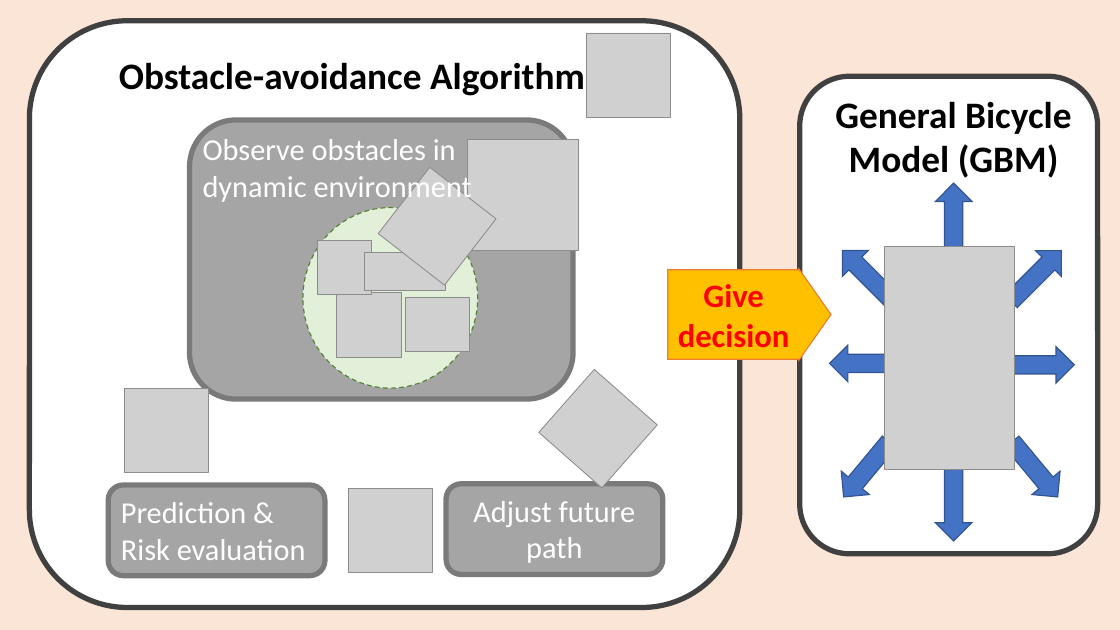
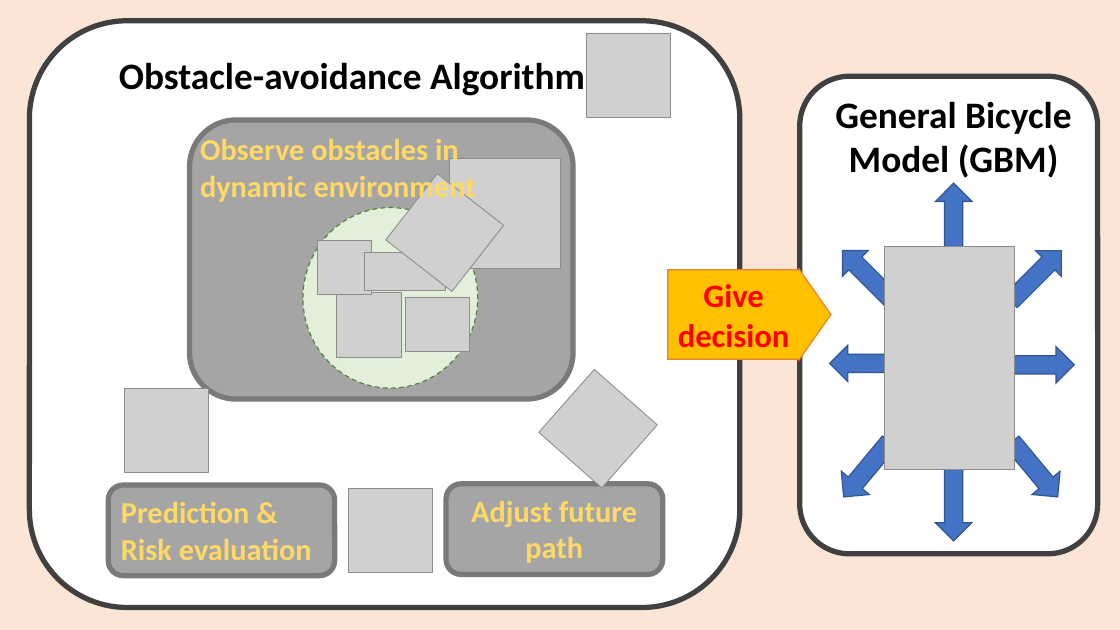
Before and after one commit to Yi-An-Wang/institute_information, a slide deck: slide 1 of 英文報告/3MT1pagePPT_revision2.pptx. Drawn at 1120x630 pixels with LibreOffice and Linux fonts; fonts in the diff are those of the drawing; grey boxes stand for pictures. Boxes give left, top, right and bottom in pixels: in the first picture for what was removed or moved away, otherwise in the second. Text is boxed around its words. In the diff, an @@ line names an element or a change of style, - is before the commit and + after.

```diff
--- a/英文報告/3MT1pagePPT_revision2.pptx
+++ b/英文報告/3MT1pagePPT_revision2.pptx
@@ picture: place and size @@
-picture at [378, 167, 496, 285]
+picture at [386, 174, 503, 292]
@@ picture: place and size @@
-picture at [468, 139, 578, 250]
+picture at [450, 159, 560, 269]
@@ text colour #FFFFFF to #FFD966, bold on in 3 elements at [446, 484, 663, 575], [200, 135, 476, 204], [108, 485, 335, 576] @@
@@ rounded rectangle "Prediction &": place and size @@
-rounded rectangle "Prediction &" at [108, 485, 325, 576]
+rounded rectangle "Prediction &" at [108, 485, 335, 576]
```
Also in this commit, not shown: 7 other files.
